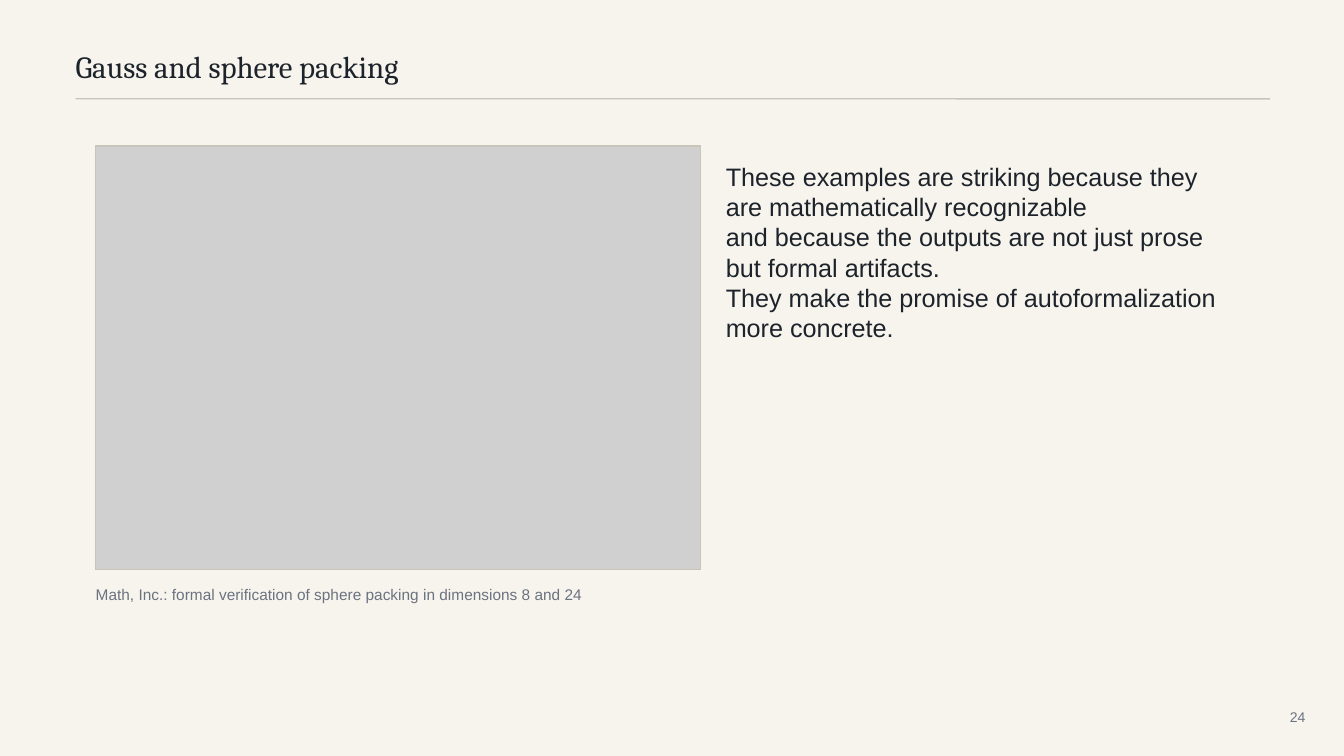
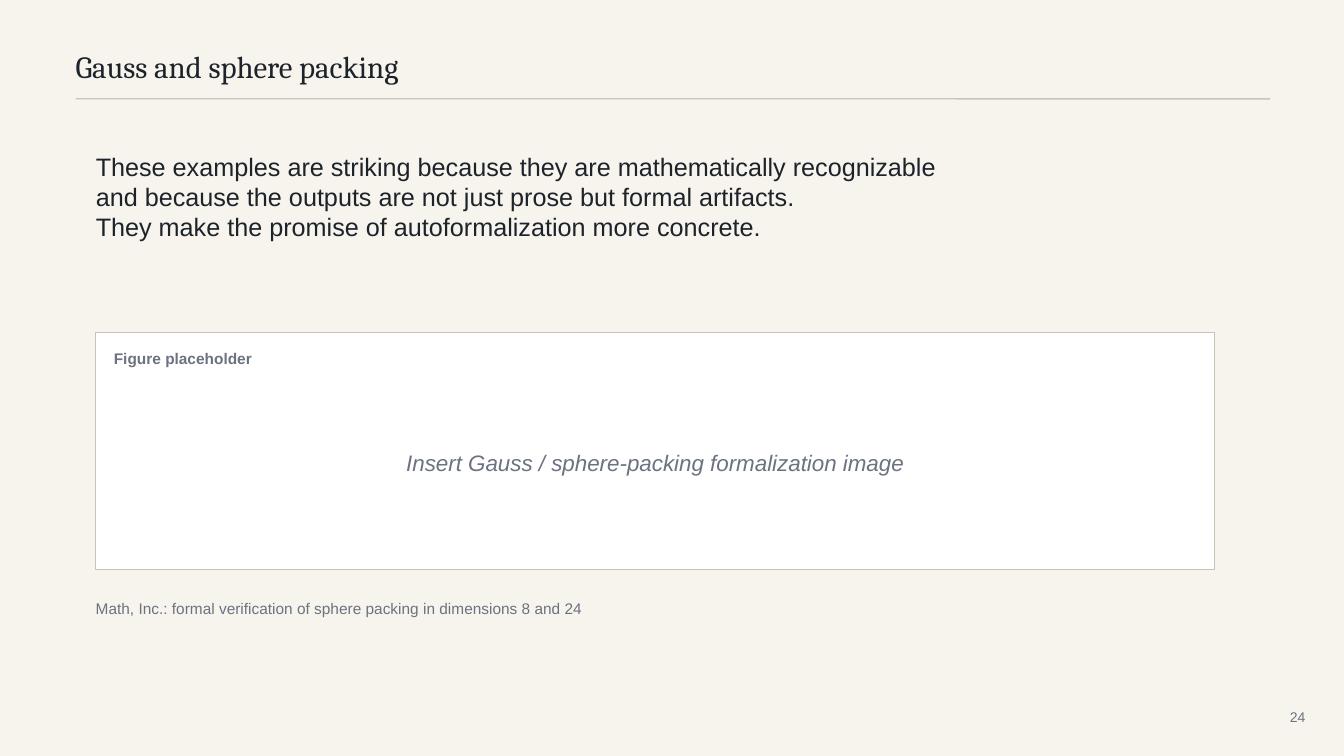
Before and after one commit to mattrobball/2026_03_09-colloquium, a slide deck: slide 24 of deck/should-you-trust-an-ai-mathematician.pptx. Drawn at 1344x756 pixels with LibreOffice and Linux fonts; fonts in the diff are those of the drawing; grey boxes stand for pictures. Boxes give left, top, right and bottom in pixels: in the first picture for what was removed or moved away, otherwise in the second. Text is boxed around its words. In the diff, an @@ line names an element or a change of style, - is before the commit and + after.

Commit message:
Simplify slide layouts and block figures

```diff
--- a/deck/should-you-trust-an-ai-mathematician.pptx
+++ b/deck/should-you-trust-an-ai-mathematician.pptx
@@ picture removed at box(96, 146, 701, 570) @@
@@ text "These examples are striking because ..." rewrapped from box(726, 167, 1216, 338) to box(96, 157, 936, 242) @@
@@ rectangle: place and size @@
-rectangle at box(96, 146, 701, 570)
+rectangle at box(96, 333, 1215, 570)
@@ rectangle at box(96, 333, 1215, 570): fill none to #FFFFFF @@
@@ text added at box(114, 353, 252, 367), 11 pt, text #6B7280, bold @@
+Figure placeholder
@@ text added at box(406, 455, 904, 476), 16 pt, text #6B7280, italic @@
+Insert Gauss / sphere-packing formalization image
@@ text "Math, Inc.: formal verification of ...": place and size @@
-text "Math, Inc.: formal verification of ..." at box(96, 589, 582, 603)
+text "Math, Inc.: formal verification of ..." at box(96, 603, 582, 617)
```
Also in this commit, not shown: 13 other slides changed, 2 other files.
